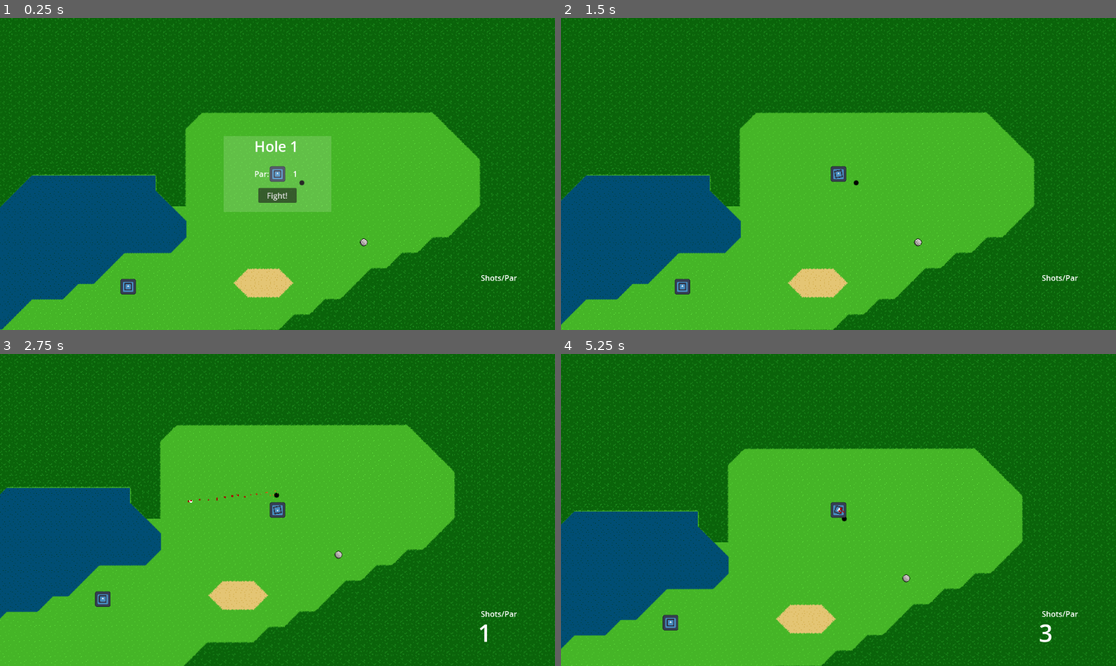
Above: before the commit, frames 1-4 (two rows, left to right).
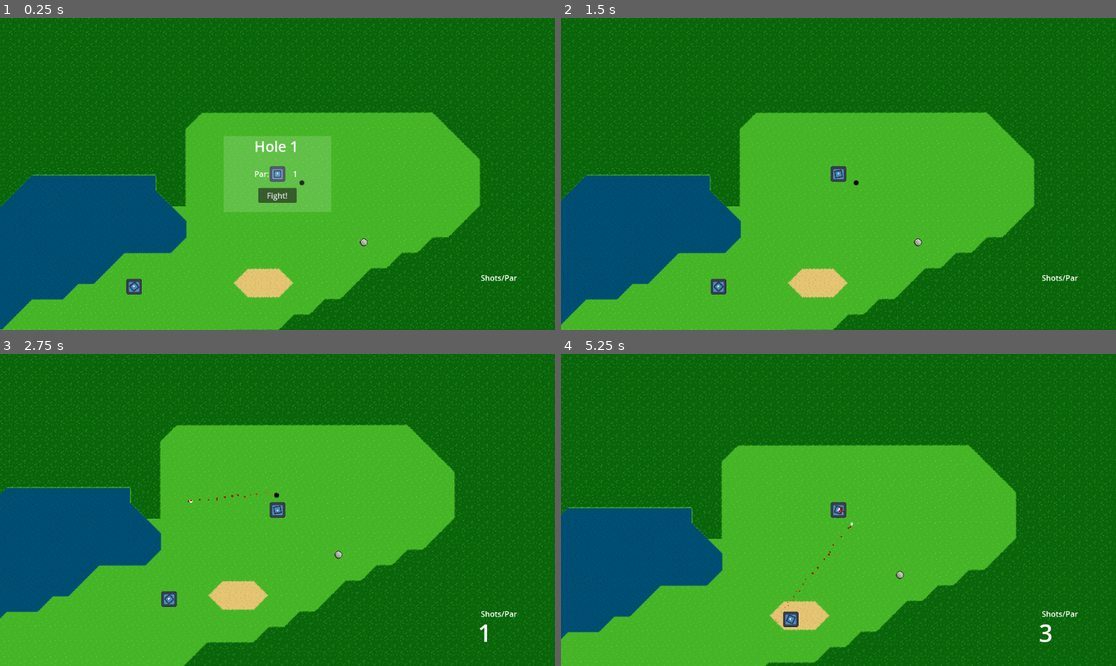
Above: after the commit, the same moments.

Repository: Sabertooth-Software/Bunker-Buster
Game: Godot game, scene res://Scenes/Levels/Hole 1.tscn
The game is run twice, just before and just after one commit, with the same random seed, the same clock (stepped at 60 frames per second) and the same inputs. The engine's default icon, where the game draws it, is replaced by a stand-in: a white triangle on a blue panel in a dark square.
Inputs (mouse positions are in pixels of both pictures, inside the frame that each line leads up to):
- Up to frame 1 (0.25 s): no input
- Up to frame 2 (1.5 s): click "Fight!" at 0.5 s; move the mouse to (960, 158) at 1.27 s; press the mouse at (960, 158) at 1.28 s; hold Right (right) from 1.28 s (still down)
- Up to frame 3 (2.75 s): move the mouse to (166, 525) at 2.02 s; release Right (right) at 2.03 s; release the mouse at (166, 525) at 2.03 s; hold S (down) from 2.03 s (still down); tap Space (shoot) at 2.1 s
- Up to frame 4 (5.25 s): move the mouse to (894, 441) at 2.77 s; release S (down) at 2.78 s; press the mouse at (894, 441) at 2.78 s; hold Right (right) 2.78-3.53 s; move the mouse to (810, 572) at 3.52 s; release the mouse at (810, 572) at 3.53 s; hold Up (up) 3.53-4.28 s; tap Space (shoot) at 3.6, 5.1 s; move the mouse to (1005, 556) at 4.27 s; press the mouse at (1005, 556) at 4.28 s; hold A (left) from 4.28 s (still down); move the mouse to (672, 463) at 5.02 s; release the mouse at (672, 463) at 5.03 s

The runs differ from the first frame. In frame 1, 0.2% of the frame differs, in the area x 21-26%, y 83-89%; in frame 2, 0.3%; in frame 3, 0.3%; in frame 4, 8.2%, in the area x 0-100%, y 0-100%.
Error before the commit: Parse Error: Cannot find property "global_position" on base "Vector2". (res://Scripts/Characters/Enemy/EnemyTank.gd:23)

Commit message:
Idk try this gabe

Diff:
--- a/Scenes/Levels/Hole 1.tscn
+++ b/Scenes/Levels/Hole 1.tscn
@@ -67,9 +67,8 @@
 
 [node name="Camera2D" type="Camera2D" parent="PlayerTank"]
 
-[node name="RedTank" parent="." node_paths=PackedStringArray("target") instance=ExtResource("5_ahov5")]
+[node name="RedTank" parent="." instance=ExtResource("5_ahov5")]
 position = Vector2(141, -44)
-target = NodePath("")
 
 [node name="Node2D2" type="Node2D" parent="RedTank"]
 position = Vector2(-141, 44)
--- a/Scripts/Characters/Enemy/EnemyTank.gd
+++ b/Scripts/Characters/Enemy/EnemyTank.gd
@@ -20,14 +20,14 @@
 			target = player_tank
 			_setup_timer()
 	if points:
-		next_point = points[0].global_position
+		next_point = points[0]
 
 func _get_next_point():
 	if point_index >= points.size() - 1:
 		point_index = 0
 	else :
 		point_index += 1
-	next_point = points[point_index].global_position
+	next_point = points[point_index]
 
 func _handle_movement():
 	if next_point==null:
